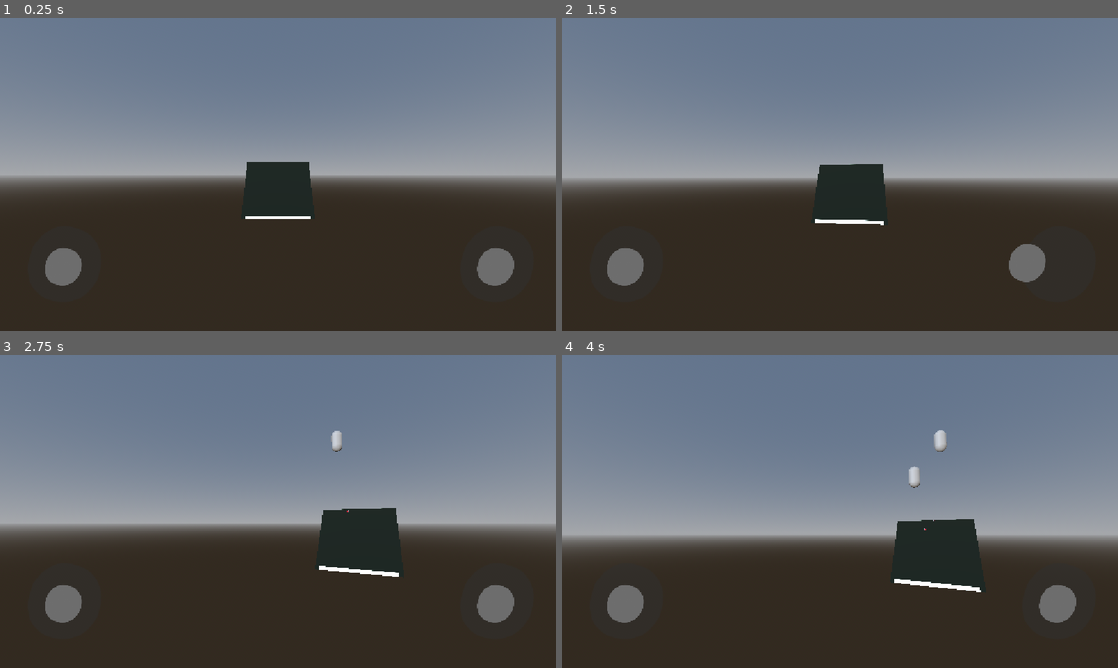
Above: before the commit, frames 1-4 (two rows, left to right).
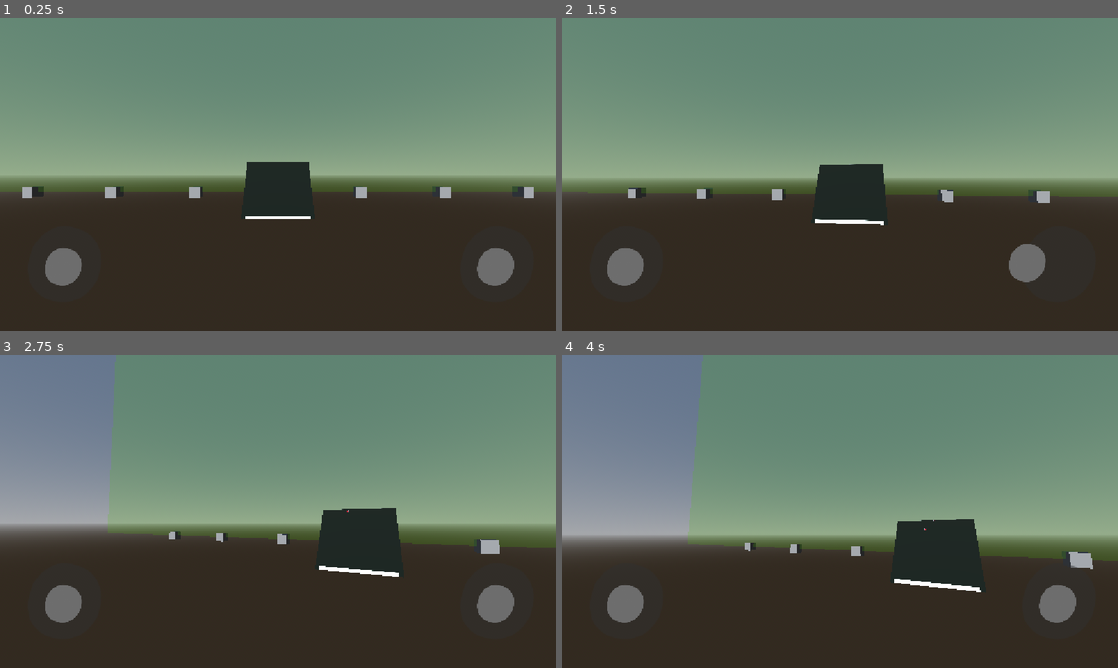
Above: after the commit, the same moments.

Repository: freefrol/missle-commander-mvp
Game: Godot game, scene res://ProjectMCMVP/Scene/GameManager.tscn
Two runs of this game, one before a commit and one after it. Both use one fixed random seed, a clock stepped at 60 frames per second and the inputs below.
Inputs (mouse positions are in pixels of both pictures, inside the frame that each line leads up to):
- Up to frame 1 (0.25 s): no input
- Up to frame 2 (1.5 s): tap Enter at 0.5 s; drag from (623, 268) to (895, 105) at 0.52 s; drag from (1056, 268) to (812, 237) at 1.27 s
- Up to frame 3 (2.75 s): move the mouse to (333, 442) at 2.02 s; click (333, 442) at 2.17 s
- Up to frame 4 (4 s): drag from (812, 574) to (673, 464) at 2.77 s; move the mouse to (1006, 558) at 3.52 s; click (1006, 558) at 3.67 s

The runs differ from the first frame. In frame 1, 51% of the frame differs, in the area x 0-100%, y 0-58%; in frame 2, 52%, in the area x 0-100%, y 0-60%; in frame 3, 44%; in frame 4, 44%.

Commit message:
Last Sync: 2026-10-19 23:19 (Mobile)

Diff:
--- a/ProjectMCMVP/Scene/GameManager.tscn
+++ b/ProjectMCMVP/Scene/GameManager.tscn
@@ -14,6 +14,8 @@
 [ext_resource type="PackedScene" uid="uid://dvd68dyys7dac" path="res://ProjectMCMVP/Scene/View3d/ExplosionView3d.tscn" id="11_3klw6"]
 [ext_resource type="Script" uid="uid://c33cpvigqiso6" path="res://ProjectMCMVP/Script/Controller/StickControl.gd" id="11_qft2m"]
 [ext_resource type="Texture2D" uid="uid://41bfeg1k5qr4" path="res://ProjectMCMVP/Sprite/Circle (20261014102636).png" id="11_wpru5"]
+[ext_resource type="PackedScene" uid="uid://mqxhmktpws2o" path="res://ProjectMCMVP/Scene/View3d/CityView3d.tscn" id="12_nhsc2"]
+[ext_resource type="Script" uid="uid://cx883qdhjdtt7" path="res://ProjectMCMVP/Script/WorldBounds.gd" id="14_6quo3"]
 
 [sub_resource type="CapsuleShape3D" id="CapsuleShape3D_g7b7a"]
 radius = 0.4
@@ -31,6 +33,16 @@
 
 [sub_resource type="BoxShape3D" id="BoxShape3D_g7b7a"]
 size = Vector3(1, 1, 0.1)
+
+[sub_resource type="QuadMesh" id="QuadMesh_gyc6d"]
+
+[sub_resource type="StandardMaterial3D" id="StandardMaterial3D_6qx4q"]
+transparency = 1
+cull_mode = 2
+shading_mode = 0
+disable_specular_occlusion = true
+albedo_color = Color(0.29807433, 0.7592373, 0, 0.1882353)
+albedo_texture_msdf = true
 
 [sub_resource type="ProceduralSkyMaterial" id="ProceduralSkyMaterial_thtin"]
 
@@ -74,8 +86,9 @@
 offset_bottom = 512.0
 color = Color(0, 0.06666667, 0, 1)
 
-[node name="ViewManager" type="Node" parent="." unique_id=1455506871 node_paths=PackedStringArray("subViewport", "worldNode2d")]
+[node name="ViewManager" type="Node" parent="." unique_id=1455506871 node_paths=PackedStringArray("worldBounds", "subViewport", "worldNode2d")]
 script = ExtResource("2_j5wpf")
+worldBounds = NodePath("../Node3D/worldBounds")
 subViewport = NodePath("../SubViewport")
 worldNode2d = NodePath("../SubViewport/Node2D")
 missileViewScene = ExtResource("3_1444q")
@@ -86,6 +99,7 @@
 enemyMissileView3D = ExtResource("8_5uf2e")
 playerMissileView3d = ExtResource("10_thtin")
 explosionView3d = ExtResource("11_3klw6")
+cityView3d = ExtResource("12_nhsc2")
 
 [node name="ShootController" type="Node2D" parent="." unique_id=1862675667 node_paths=PackedStringArray("camera", "monitor")]
 script = ExtResource("6_olnhy")
@@ -130,6 +144,16 @@
 
 [node name="CollisionShape3D" type="CollisionShape3D" parent="Node3D/Monitor" unique_id=502431872]
 shape = SubResource("BoxShape3D_g7b7a")
+
+[node name="worldBounds" type="Node3D" parent="Node3D" unique_id=1018846307 node_paths=PackedStringArray("visual")]
+transform = Transform3D(80, 0, 0, 0, 80, 0, 0, 0, 1, 0, 40, -20)
+top_level = true
+script = ExtResource("14_6quo3")
+visual = NodePath("visual")
+
+[node name="visual" type="MeshInstance3D" parent="Node3D/worldBounds" unique_id=155272321]
+mesh = SubResource("QuadMesh_gyc6d")
+surface_material_override/0 = SubResource("StandardMaterial3D_6qx4q")
 
 [node name="CanvasLayer2" type="CanvasLayer" parent="." unique_id=1717088253]
 
--- /dev/null
+++ b/ProjectMCMVP/Scene/View3d/CityView3d.tscn
@@ -0,0 +1,16 @@
+[gd_scene format=3 uid="uid://mqxhmktpws2o"]
+
+[ext_resource type="Script" uid="uid://b16ehuvyk3gvn" path="res://ProjectMCMVP/Script/View/View3D/CityView3d.gd" id="1_yeqqa"]
+
+[sub_resource type="BoxMesh" id="BoxMesh_g7b7a"]
+
+[sub_resource type="StandardMaterial3D" id="StandardMaterial3D_gyc6d"]
+albedo_color = Color(0.47417003, 0.47417003, 0.47417003, 1)
+albedo_texture_msdf = true
+
+[node name="CityView3d" type="Node3D" unique_id=945354622]
+script = ExtResource("1_yeqqa")
+
+[node name="MeshInstance3D" type="MeshInstance3D" parent="." unique_id=1690713873]
+mesh = SubResource("BoxMesh_g7b7a")
+surface_material_override/0 = SubResource("StandardMaterial3D_gyc6d")
--- a/ProjectMCMVP/Script/Controller/ViewManager.gd
+++ b/ProjectMCMVP/Script/Controller/ViewManager.gd
@@ -1,6 +1,7 @@
 class_name ViewManager
 extends Node
 
+@export var worldBounds: WorldBounds
 @export var subViewport: SubViewport
 @export var worldNode2d: Node2D
 @export var missileViewScene : PackedScene
@@ -11,6 +12,7 @@
 @export var enemyMissileView3D : PackedScene
 @export var playerMissileView3d : PackedScene
 @export var explosionView3d : PackedScene
+@export var cityView3d : PackedScene
 
 var views: Dictionary = {}
 var views3d: Dictionary = {}
@@ -33,6 +35,12 @@
 	worldNode2d.add_child(view)
 	views[city] = view
 
+	var view3d : CityView3d = cityView3d.instantiate()
+	view3d.cityData = city
+	view3d.worldBounds = worldBounds
+	add_child(view3d)
+	views3d[city] = view3d
+
 func onMissileAdded(missile: MissileData):
 	var view: MissileView = missileViewScene.instantiate()
 	view.missileData = missile
@@ -41,6 +49,7 @@
 
 	var view3d : EnemyMissileView3D = enemyMissileView3D.instantiate()
 	view3d.missileData = missile
+	view3d.worldBounds = worldBounds
 	add_child(view3d)
 	views3d[missile] = view3d
 
@@ -58,6 +67,7 @@
 
 	var view3d : PlayerMissileView3d = playerMissileView3d.instantiate()
 	view3d.missileData = missile
+	view3d.worldBounds = worldBounds
 	add_child(view3d)
 	views3d[missile] = view3d
 
@@ -80,5 +90,6 @@
 
 	var view3d : ExplosionView3D = explosionView3d.instantiate()
 	view3d.explosionData = explosion
+	view3d.worldBounds = worldBounds
 	add_child(view3d)
 	views3d[explosion] = view3d
--- /dev/null
+++ b/ProjectMCMVP/Script/View/View3D/CityView3d.gd
@@ -0,0 +1,10 @@
+class_name CityView3d
+
+extends WorldEntity3D
+
+var cityData: CityData
+
+func _process(delta: float):
+	if cityData == null: return
+
+	updatePosition(cityData.position)
--- a/ProjectMCMVP/Script/View/View3D/EnemyMissileView3D.gd
+++ b/ProjectMCMVP/Script/View/View3D/EnemyMissileView3D.gd
@@ -1,14 +1,9 @@
 class_name EnemyMissileView3D
 
-extends Node3D
+extends WorldEntity3D
 
 var missileData: MissileData
-var worldSize: float = 20.0
 
 func _process(delta: float):
 	if missileData == null: return
-	position = Vector3(
-		(missileData.position.x - 0.5) * worldSize,
-		-(missileData.position.y - 0.5) * worldSize,
-		-20.0
-	)
+	updatePosition(missileData.position)
--- a/ProjectMCMVP/Script/View/View3D/ExplosionView3D.gd
+++ b/ProjectMCMVP/Script/View/View3D/ExplosionView3D.gd
@@ -1,18 +1,14 @@
 class_name ExplosionView3D
-extends Node3D
+extends WorldEntity3D
 
+@export var radiusMultiplier : float= 1.0
 var explosionData: ExplosionData
-@export var worldSize: float = 20.0
 
 func _process(delta: float):
 	if explosionData == null:
 		return
 
-	position = Vector3(
-		(explosionData.position.x - 0.5) * worldSize,
-		-(explosionData.position.y - 0.5) * worldSize,
-		-20.0
-	)
+	updatePosition(explosionData.position)
 
-	var r = explosionData.currentRadius * worldSize
+	var r = getScaledRadius(explosionData.currentRadius, radiusMultiplier)
 	scale = Vector3.ONE * r
--- a/ProjectMCMVP/Script/View/View3D/PlayerMissileView3d.gd
+++ b/ProjectMCMVP/Script/View/View3D/PlayerMissileView3d.gd
@@ -1,14 +1,10 @@
 class_name PlayerMissileView3d
 
-extends Node3D
+extends WorldEntity3D
 
 var missileData: PlayerMissileData
-var worldSize: float = 20.0
 
 func _process(delta: float):
 	if missileData == null: return
-	position = Vector3(
-		(missileData.position.x - 0.5) * worldSize,
-		-(missileData.position.y - 0.5) * worldSize,
-		-20.0
-	)
+
+	updatePosition(missileData.position)
--- /dev/null
+++ b/ProjectMCMVP/Script/View/View3D/WorldEntity3D.gd
@@ -0,0 +1,15 @@
+class_name WorldEntity3D
+extends Node3D
+
+var worldBounds: WorldBounds
+
+# Перемещает вьюху в 3D на основе её 2D позиции
+func updatePosition(pos2D: Vector2):
+	if worldBounds:
+		global_position = worldBounds.map2DTo3D(pos2D)
+
+# Возвращает масштаб для взрывов с учетом размера мира
+func getScaledRadius(radius2D: float, multiplier: float = 1.0) -> float:
+	if worldBounds:
+		return radius2D * worldBounds.getWorldScale() * multiplier
+	return radius2D * 20.0 * multiplier # fallback, если мира нет
--- /dev/null
+++ b/ProjectMCMVP/Script/WorldBounds.gd
@@ -0,0 +1,16 @@
+class_name WorldBounds
+extends Node3D
+
+@export var visual: MeshInstance3D
+
+# Переводит 2D-координату (0..1) в 3D-позицию на этом квадрате
+func map2DTo3D(pos: Vector2) -> Vector3:
+	# pos.x: 0..1, pos.y: 0..1
+	# Локальные координаты квадрата 1x1 идут от -0.5 до 0.5
+	# По Y инвертируем, так как в 3D Y растёт вверх, а в 2D Y растёт вниз
+	var localPos = Vector3(pos.x - 0.5, 0.5 - pos.y, 0)
+	return visual.global_transform * localPos
+
+# Возвращает масштаб мира (чтобы взрывы были правильного размера)
+func getWorldScale() -> float:
+	return abs(visual.global_transform.basis.get_scale().x)
Not shown, added: ProjectMCMVP/Script/View/View3D/CityView3d.gd.uid
Not shown, added: ProjectMCMVP/Script/View/View3D/WorldEntity3D.gd.uid
Not shown, added: ProjectMCMVP/Script/WorldBounds.gd.uid
